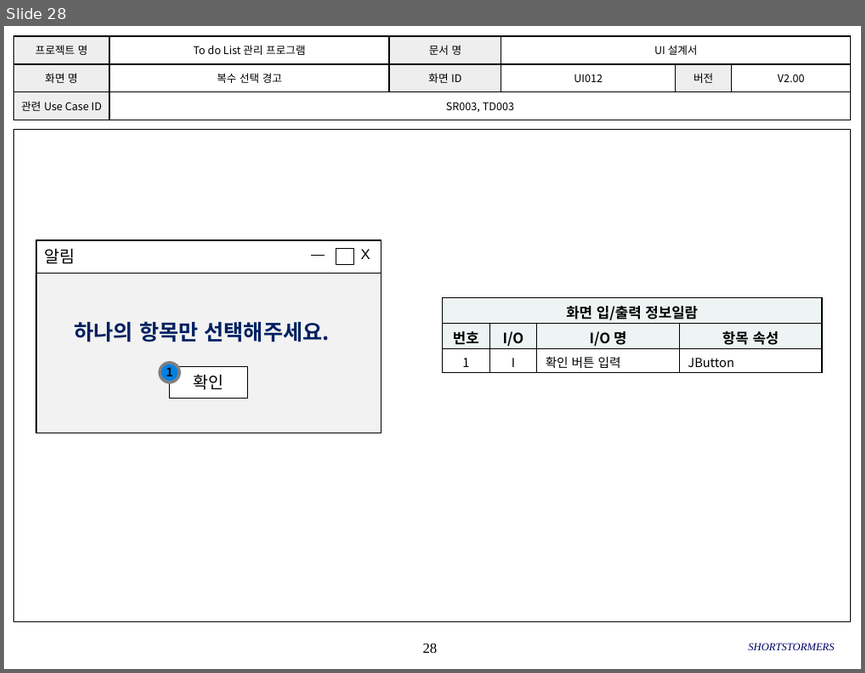
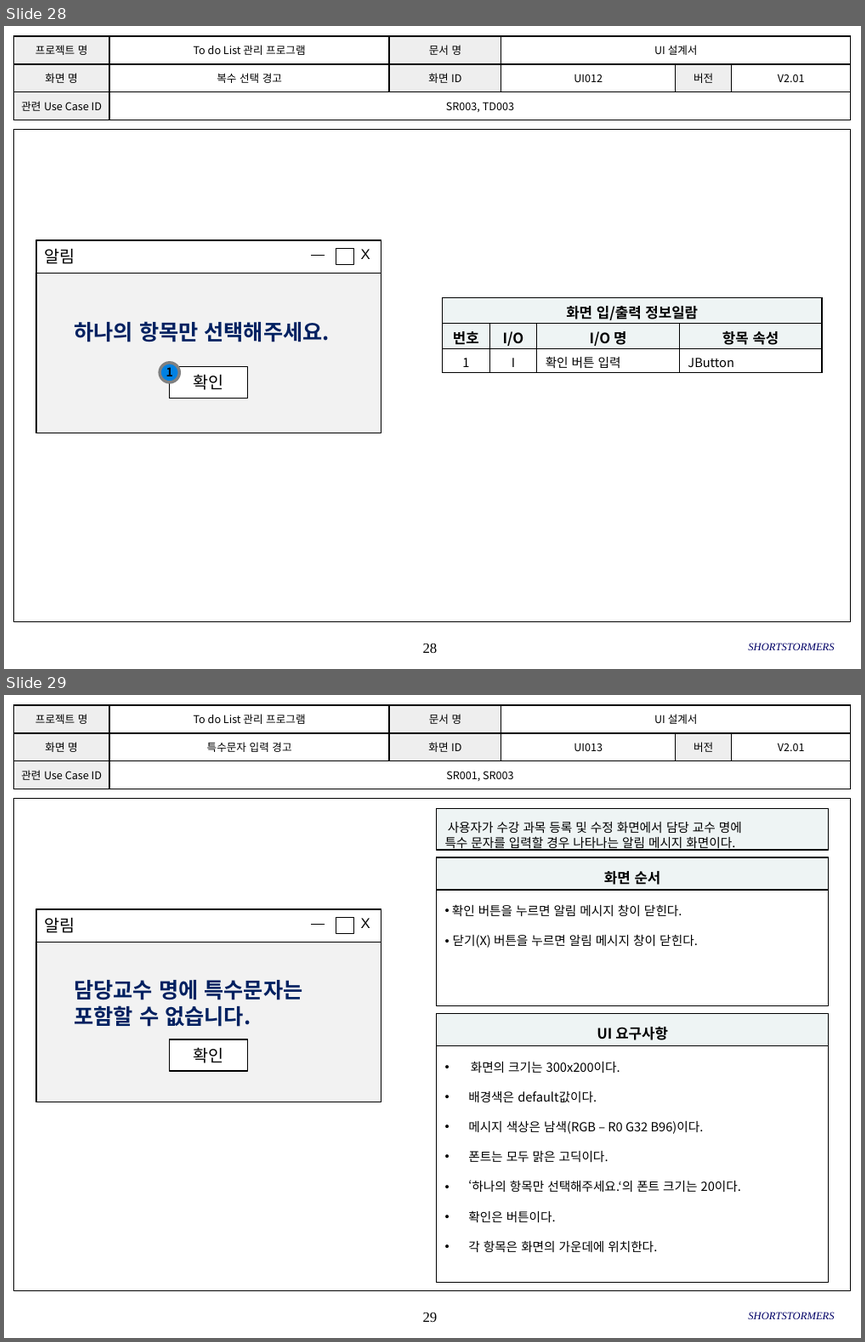
Before and after one commit to SMU-SE-Admin/18-1_7_SHORTSTORMERS_Doc, a slide deck: 03 설계/UI 설계서_7_SHORTSTORMERS.pptx. Shown one above the other, each under a label of ours: slide 28 before the commit, slides 28 and 29 after it. The pictures are 865x673 and 865x1342 pixels, drawn with LibreOffice and Linux fonts; fonts in the diff are those of the drawing; background and template pictures are left out. Boxes give left, top, right and bottom in pixels: in the first picture for what was removed or moved away, otherwise in the second. Text is boxed around its words. In the diff, an @@ line names an element or a change of style, - is before the commit and + after.

Commit message:
#1105 UI설계서 수정
특수문자 경고 알림 메시지 추가, 배경색 변경

```diff
--- a/03 설계/UI 설계서_7_SHORTSTORMERS.pptx
+++ b/03 설계/UI 설계서_7_SHORTSTORMERS.pptx
@@ slide 29 added at (x1=4, y1=695, x2=861, y2=1338), background #FFFFFF; not listed: 2 template elements that a slide beside it also shows @@
@@ table added at (x1=13, y1=705, x2=850, y2=789), 3 rows, 6 columns @@
+프로젝트 명 | To do List 관리 프로그램 | 문서 명 | UI 설계서 |  | 
+화면 명 | 특수문자 입력 경고 | 화면 ID | UI013 | 버전 | V2.01
+관련 Use Case ID | SR001, SR003 |  |  |  | 
@@ rectangle added at (x1=437, y1=808, x2=829, y2=849), fill #EEF4F4, outline #000000 1 pt, 10.5 pt, text #000000 @@
+사용자가 수강 과목 등록 및 수정 화면에서 담당 교수 명에
+특수 문자를 입력할 경우 나타나는 알림 메시지 화면이다.
@@ rectangle added at (x1=437, y1=857, x2=829, y2=890), fill #EEF4F4, outline #000000 1 pt, 12 pt, text #000000, bold @@
+화면 순서
@@ rectangle added at (x1=437, y1=890, x2=829, y2=1005), fill #FFFFFF, outline #000000 1 pt, 10.5 pt, text #000000 @@
+• 확인 버튼을 누르면 알림 메시지 창이 닫힌다.
+• 닫기(X) 버튼을 누르면 알림 메시지 창이 닫힌다.
@@ rectangle added at (x1=437, y1=1013, x2=829, y2=1045), fill #EEF4F4, outline #000000 1 pt, 12 pt, text #000000, bold @@
+UI 요구사항
@@ group added at (x1=36, y1=909, x2=381, y2=1102): 4 rectangles, 2 texts, 1 line @@
+담당교수 명에 특수문자는
+포함할 수 없습니다.
+알림
+X
+확인
@@ rectangle added at (x1=437, y1=1045, x2=829, y2=1281), fill #FFFFFF, outline #000000 1 pt, 10.5 pt, text #000000 @@
+• 화면의 크기는 300x200이다.
+• 배경색은 default값이다.
+• 메시지 색상은 남색(RGB – R0 G32 B96)이다.
+• 폰트는 모두 맑은 고딕이다.
+• ‘하나의 항목만 선택해주세요.‘의 폰트 크기는 20이다.
+• 확인은 버튼이다.
+• 각 항목은 화면의 가운데에 위치한다.
@@ text added at (x1=748, y1=1311, x2=834, y2=1319), 9 pt, text #000066, italic @@
+SHORTSTORMERS
@@ slide 28 changed as well @@
@@ table at (x1=13, y1=36, x2=850, y2=120) @@
-row 2, column 6: V2.00
+row 2, column 6: V2.01
```
Also in this commit, not shown: 24 other slides changed, 1 other slide added.
